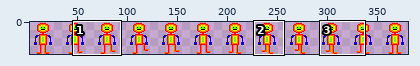
Sprite sheet -- core/assets/rightmove.png. The first picture is a wide view before the edit; the outline marks the close-up.
Close-up. First the earlier version:
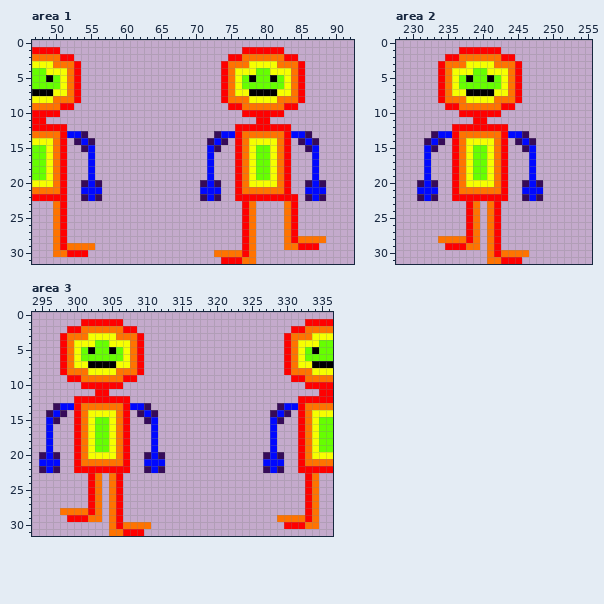
The file is 384x32 pixels. Shown: area 1: x 47..92, y 0..31; area 2: x 228..255, y 0..31; area 3: x 294..336, y 0..31. The wide view leaves out empty margins. The commit also changed other parts of the picture, which this record leaves out.
Now the later version:
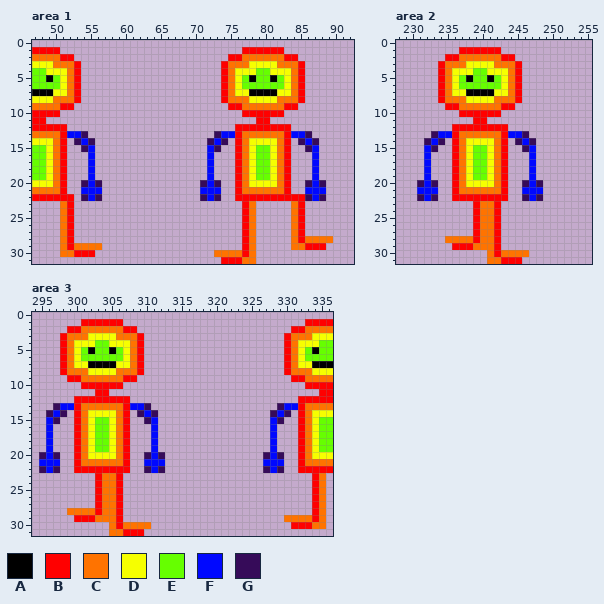
Palette (. is transparent): A #000000  B #ff0000  C #ff7300  D #f6ff00  E #66ff00  F #0008ff  G #360b59
Difference:
--- area 1
@@ x 47..92 @@
 21 CCCCB..FFF..............FFF..BCCCCCCB..FFF....
-22 BBBBB..GFG..............GFG..BBBBBBBBB.GFG....
-23 ...CB.........................BC....CB........
-24 ...CB.........................BC....CB........
-25 ...CB.........................BC....CB........
-26 ...CB.........................BC....CB........
-27 ...CB.........................BC....CB........
-28 ...CB.........................BC....CBCCCC....
-29 ...CBCCCC.....................BC....CCBBB.....
-30 ...CCBBB..................CCCCBC..............
+22 BBBBBB.GFG..............GFG..BBBBBBBBBBGFG....
+23 ....CB........................BC.....CB.......
+24 ....CB........................BC.....CB.......
+25 ....CB........................BC.....CB.......
+26 ....CB........................BC.....CB.......
+27 ....CB........................BC.....CB.......
+28 ....CB........................BC.....CBCCCC...
+29 ....CBCCCC....................BC.....CCBBB....
+30 ....CCBBB.................CCCCBC..............
 31 ...........................BBBCC..............
--- area 2
@@ x 232..242 @@
 22 FG..BBBBBBB
-23 ......BC.CB
-24 ......BC.CB
-25 ......BC.CB
-26 ......BC.CB
-27 ......BC.CB
-28 ..CCCCBC.CB
-29 ...BBBCC.CB
+23 .......BCCB
+24 .......BCCB
+25 .......BCCB
+26 .......BCCB
+27 .......BCCB
+28 ...CCCCBCCB
+29 ....BBBCCCB
 30 .........CB
--- area 3
@@ x 294..336 @@
 22 .GFG..BBBBBBBB..GFG..............GFG..BBBBB
-23 ........BC.CB..........................BC..
-24 ........BC.CB..........................BC..
-25 ........BC.CB..........................BC..
-26 ........BC.CB..........................BC..
-27 ........BC.CB..........................BC..
-28 ....CCCCBC.CB..........................BC..
-29 .....BBBCC.CB......................CCCCBC..
-30 ...........CBCCCC...................BBBCC..
+23 .........BCCB...........................BC.
+24 .........BCCB...........................BC.
+25 .........BCCB...........................BC.
+26 .........BCCB...........................BC.
+27 .........BCCB...........................BC.
+28 .....CCCCBCCB...........................BC.
+29 ......BBBCCCB.......................CCCCBC.
+30 ...........CBCCCC....................BBBCC.
 31 ...........CCBBB...........................
Boxes around the changes in both close-ups, in picture pixels (x1, y1, x2, y2):
changed: (53, 194, 102, 257)
changed: (284, 194, 333, 250)
changed: (438, 201, 487, 250)
changed: (60, 473, 109, 522)
changed: (277, 473, 326, 529)
